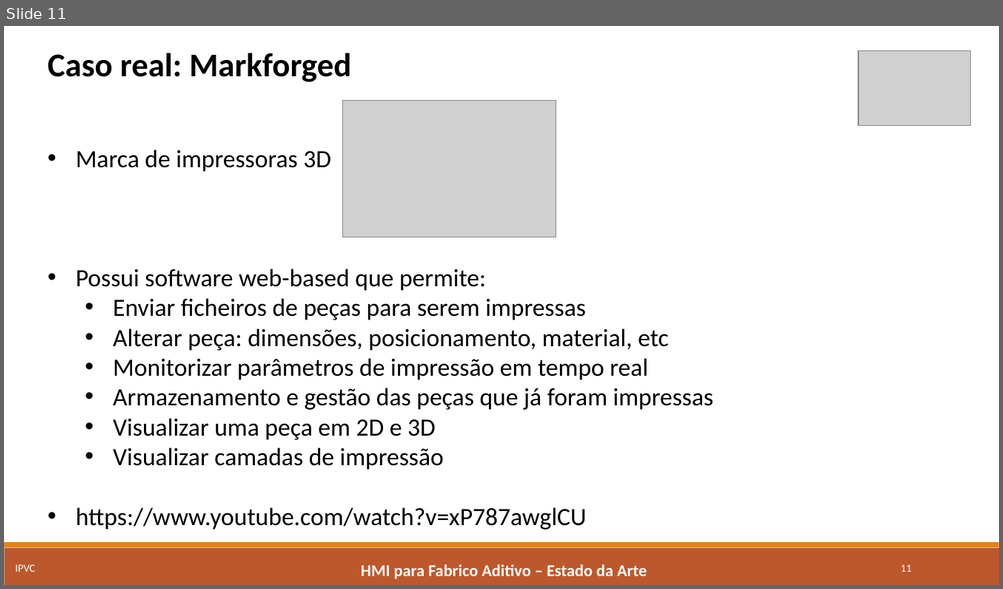
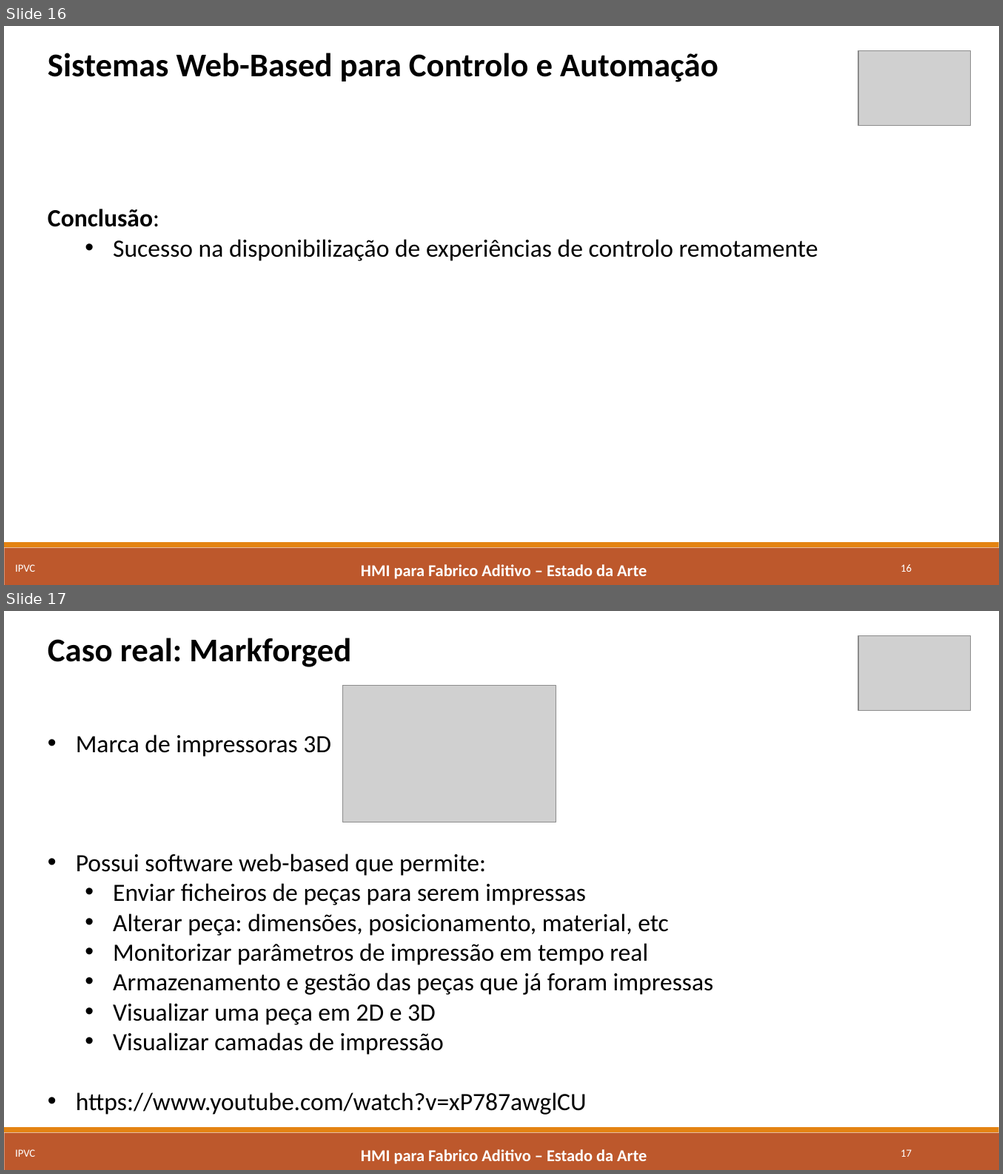
Before and after one commit to marcorlsrodrigues/projeto, a slide deck: Apresentacao Intermedia - Marco Rodrigues.pptx. Shown one above the other, each under a label of ours: slide 11 before the commit, slides 16 and 17 after it. The pictures are 1003x589 and 1003x1174 pixels, drawn with LibreOffice and Linux fonts; fonts in the diff are those of the drawing; grey boxes stand for pictures. Boxes give left, top, right and bottom in pixels: in the first picture for what was removed or moved away, otherwise in the second. Text is boxed around its words. In the diff, an @@ line names an element or a change of style, - is before the commit and + after.

```diff
--- a/Apresentacao Intermedia - Marco Rodrigues.pptx
+++ b/Apresentacao Intermedia - Marco Rodrigues.pptx
@@ slide 16 added at (4,26,999,585), background #FFFFFF; not listed: 2 template elements that a slide beside it also shows @@
@@ text added at (48,53,818,261), 24 pt, text #000000 @@
+Sistemas Web-Based para Controlo e Automação
+Conclusão:
+  • Sucesso na disponibilização de experiências de controlo remotamente
@@ picture added at (858,50,970,125) @@
@@ text added at (15,565,35,572), 10.5 pt, text #FFFFFF @@
+IPVC
@@ text added at (361,565,646,580), 16 pt, text #FFFFFF, bold @@
+HMI para Fabrico Aditivo – Estado da Arte
@@ page number added at (900,565,911,572), 10.5 pt, text #FFFFFF @@
+16
@@ what was slide 11 is now slide 17 @@
@@ page number at (900,1150,911,1157): text changed @@
-11
+17
```
Also in this commit, not shown: 5 slides changed, 5 other slides added, 10 other files.
